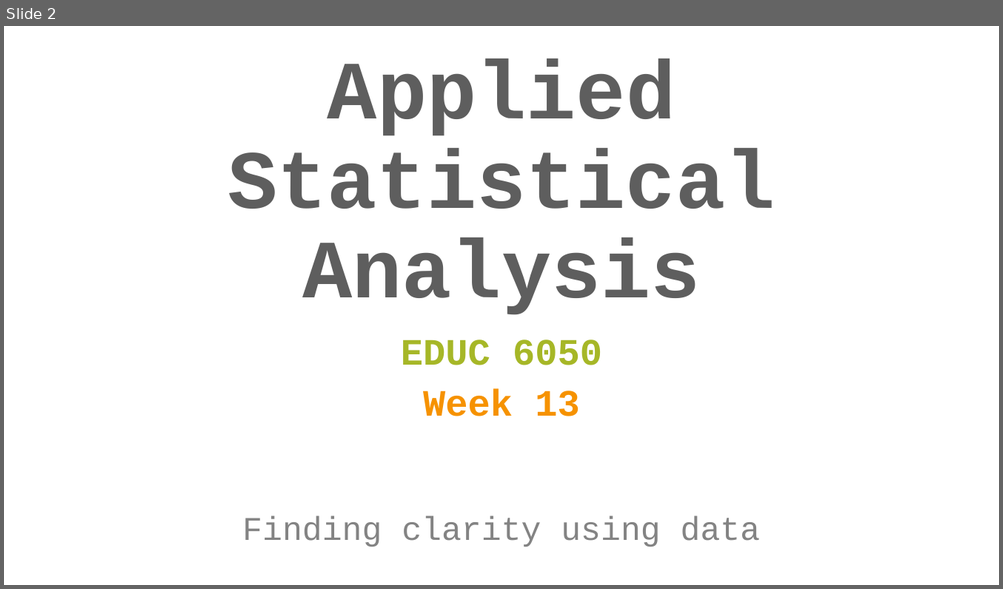
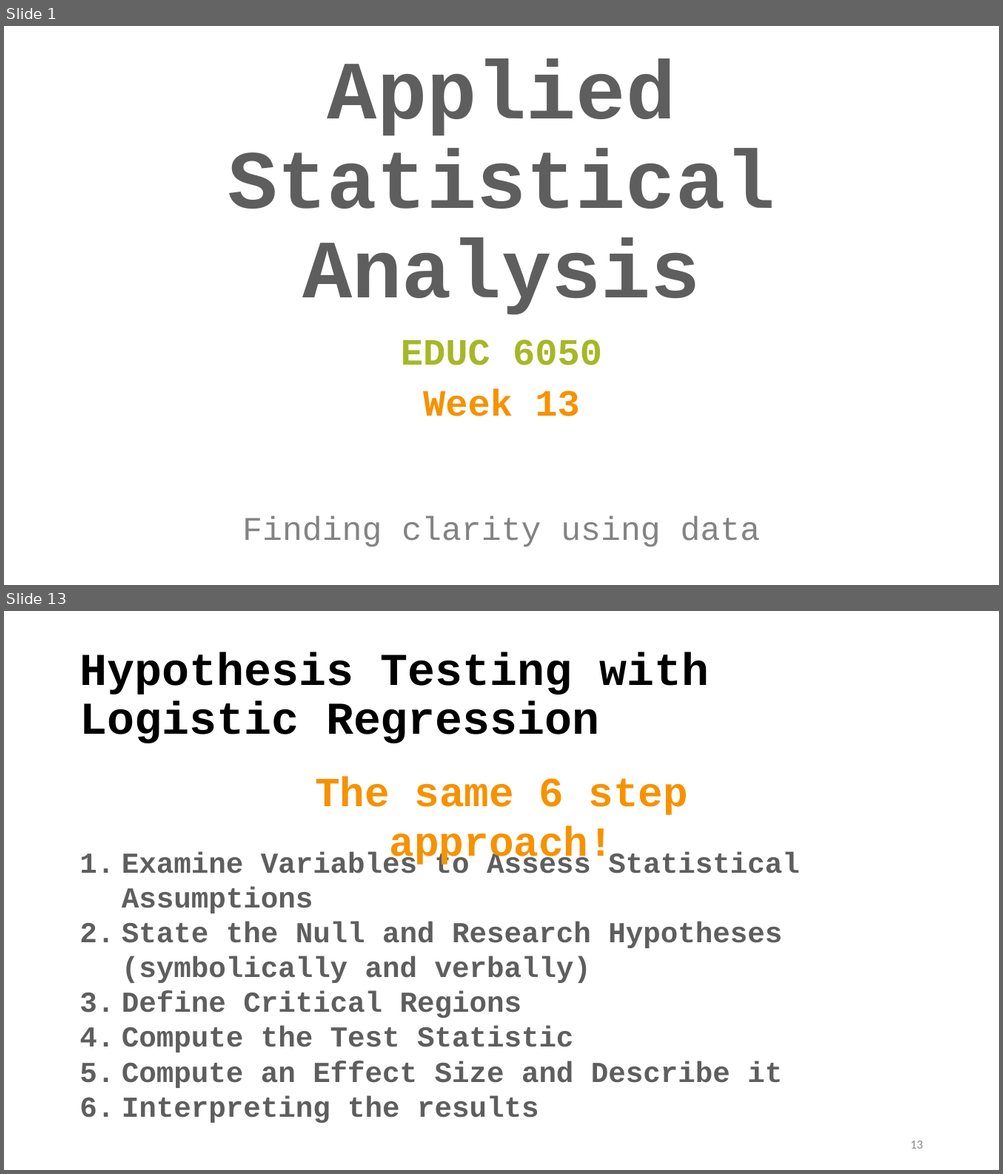
Before and after one commit to TysonStanley/EDU-6050, a slide deck: Slides/13_EDUC_6050_2018.pptx. Shown one above the other, each under a label of ours: slide 2 before the commit, slides 1 and 13 after it; the slides between them are not shown. The pictures are 1003x589 and 1003x1174 pixels, drawn with LibreOffice and Linux fonts; fonts in the diff are those of the drawing. Boxes give left, top, right and bottom in pixels: in the first picture for what was removed or moved away, otherwise in the second. Text is boxed around its words. In the diff, an @@ line names an element or a change of style, - is before the commit and + after.

```diff
--- a/Slides/13_EDUC_6050_2018.pptx
+++ b/Slides/13_EDUC_6050_2018.pptx
@@ slide 13 added at [4,611,999,1170], background #FFFFFF @@
@@ title added at [79,652,709,743], 44 pt, text #000000, bold @@
+Hypothesis Testing with Logistic Regression
@@ text added at [315,777,688,867], 40 pt, text #F69200, bold @@
+The same 6 step approach!
@@ text added at [122,852,799,1124], 28 pt, text #5E5E5E, bold @@
+1. Examine Variables to Assess Statistical Assumptions
+2. State the Null and Research Hypotheses (symbolically and verbally)
+3. Define Critical Regions
+4. Compute the Test Statistic
+5. Compute an Effect Size and Describe it
+6. Interpreting the results
@@ page number added at [910,1141,922,1149], 12 pt, text #8C8C8C @@
+13
@@ what was slide 2 is now slide 1 @@
```
Also in this commit, not shown: 48 other slides added, 6 slides removed, 3 other files.
